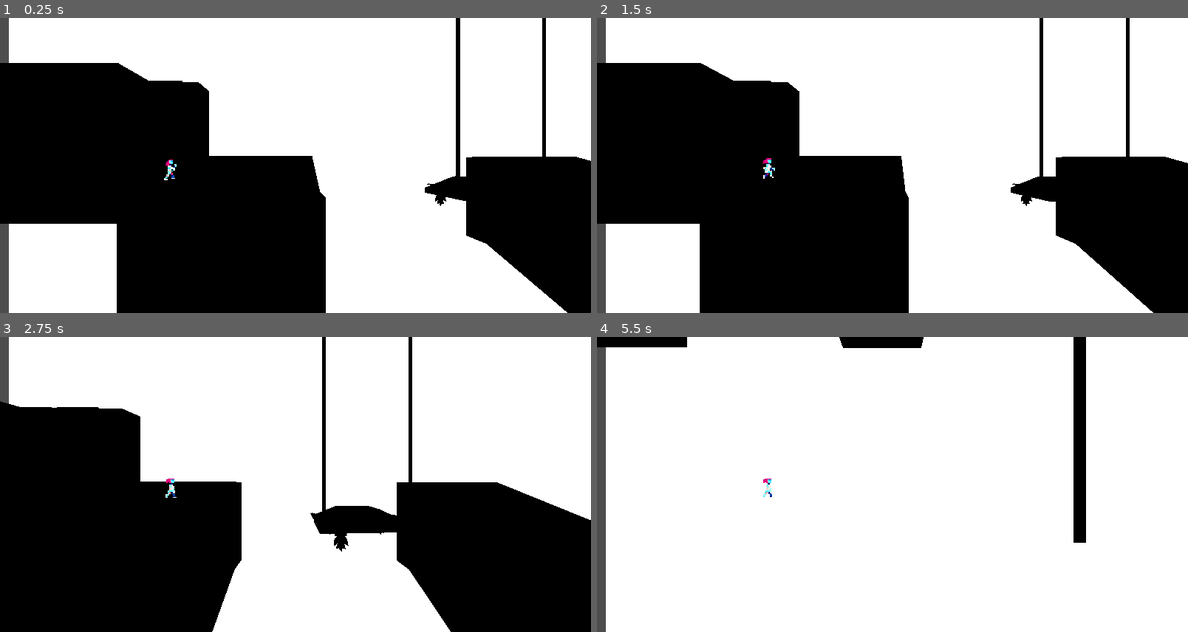
Above: before the commit, frames 1-4 (two rows, left to right).
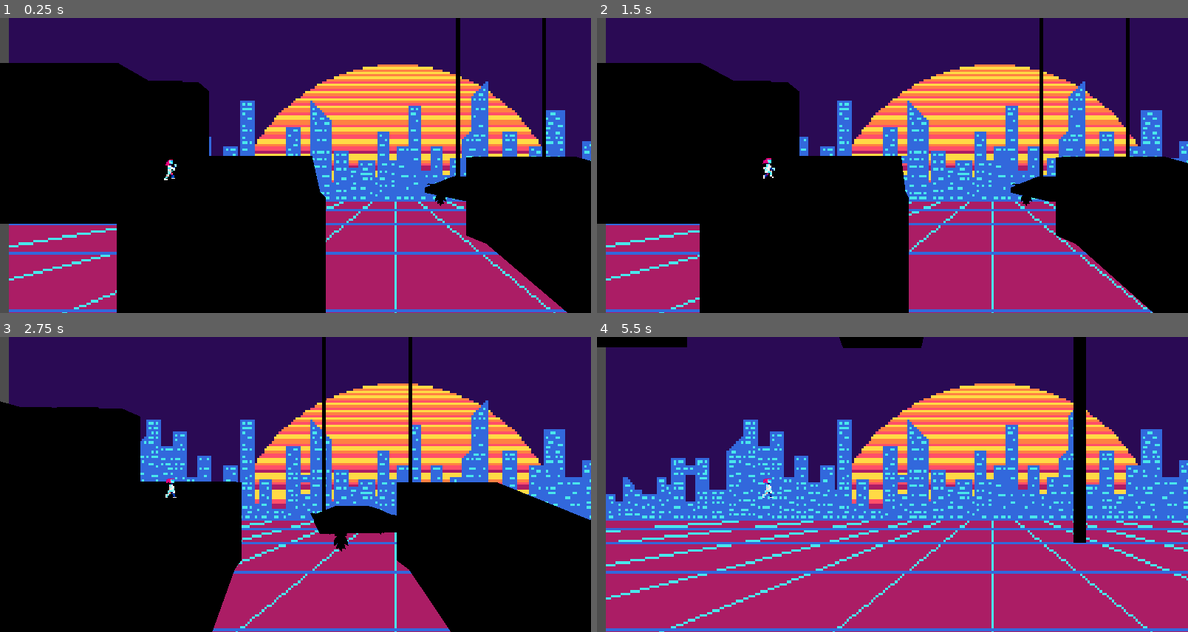
Above: after the commit, the same moments.

Repository: NebulaCoffee/SKG2026-score-gameshow
Game: Godot game, scene res://Scenes/LevelChunks/start.tscn
Same seed, same stepped clock (60 frames per second), same inputs: the game is played once before the commit and once after it. This scene is started directly instead of the project's main scene.
Inputs:
- Up to frame 1 (0.25 s): no input
- Up to frame 2 (1.5 s): hold Right (ui_right) 0.53-1.28 s; tap Shift (slide) at 0.6, 1.35 s; tap Space (jump) at 0.77 s; hold Left (ui_left) from 1.28 s (still down)
- Up to frame 3 (2.75 s): tap Space (jump) at 1.52 s; release Left (ui_left) at 2.03 s; hold Right (ui_right) from 2.03 s (still down); tap Shift (slide) at 2.1 s
- Up to frame 4 (5.5 s): tap Shift (slide) every 0.75 s from 2.85 to 5.1 s; tap Space (jump) at 3.02, 3.77, 4.52 s; release Right (ui_right) at 3.53 s; hold Left (ui_left) from 3.53 s (still down)

The runs differ from the first frame. In frame 1, 56% of the frame differs, in the area x 1-100%, y 0-100%; in frame 2, 56%; in frame 3, 57%; in frame 4, 96%.

Commit message:
brief background fix

Diff:
--- a/Scenes/player.tscn
+++ b/Scenes/player.tscn
@@ -2,6 +2,7 @@
 
 [ext_resource type="Script" uid="uid://cw77017130l24" path="res://Scripts/player.gd" id="1_cvnsp"]
 [ext_resource type="Texture2D" uid="uid://dtxfogs8vdi5b" path="res://Assets/2D/playerchar2.png" id="2_6t5aa"]
+[ext_resource type="Texture2D" uid="uid://dhfgafhl3eefh" path="res://Assets/2D/background.png" id="3_6t5aa"]
 
 [sub_resource type="BoxShape3D" id="BoxShape3D_ganen"]
 size = Vector3(8, 16, 1)
@@ -277,6 +278,7 @@
 
 [sub_resource type="StandardMaterial3D" id="StandardMaterial3D_whh4n"]
 shading_mode = 0
+albedo_texture = ExtResource("3_6t5aa")
 texture_filter = 0
 texture_repeat = false
 disable_receive_shadows = true
